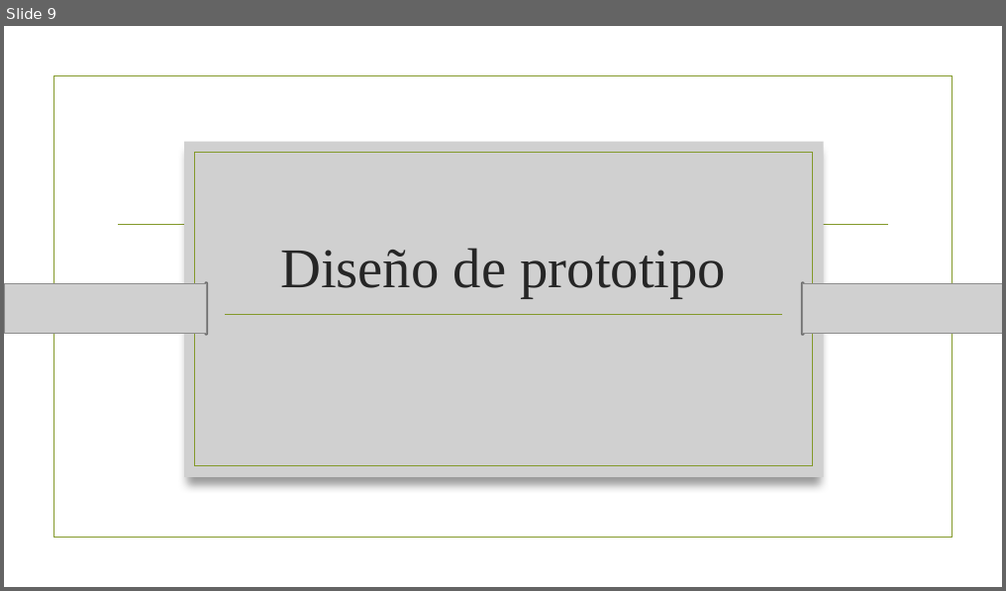
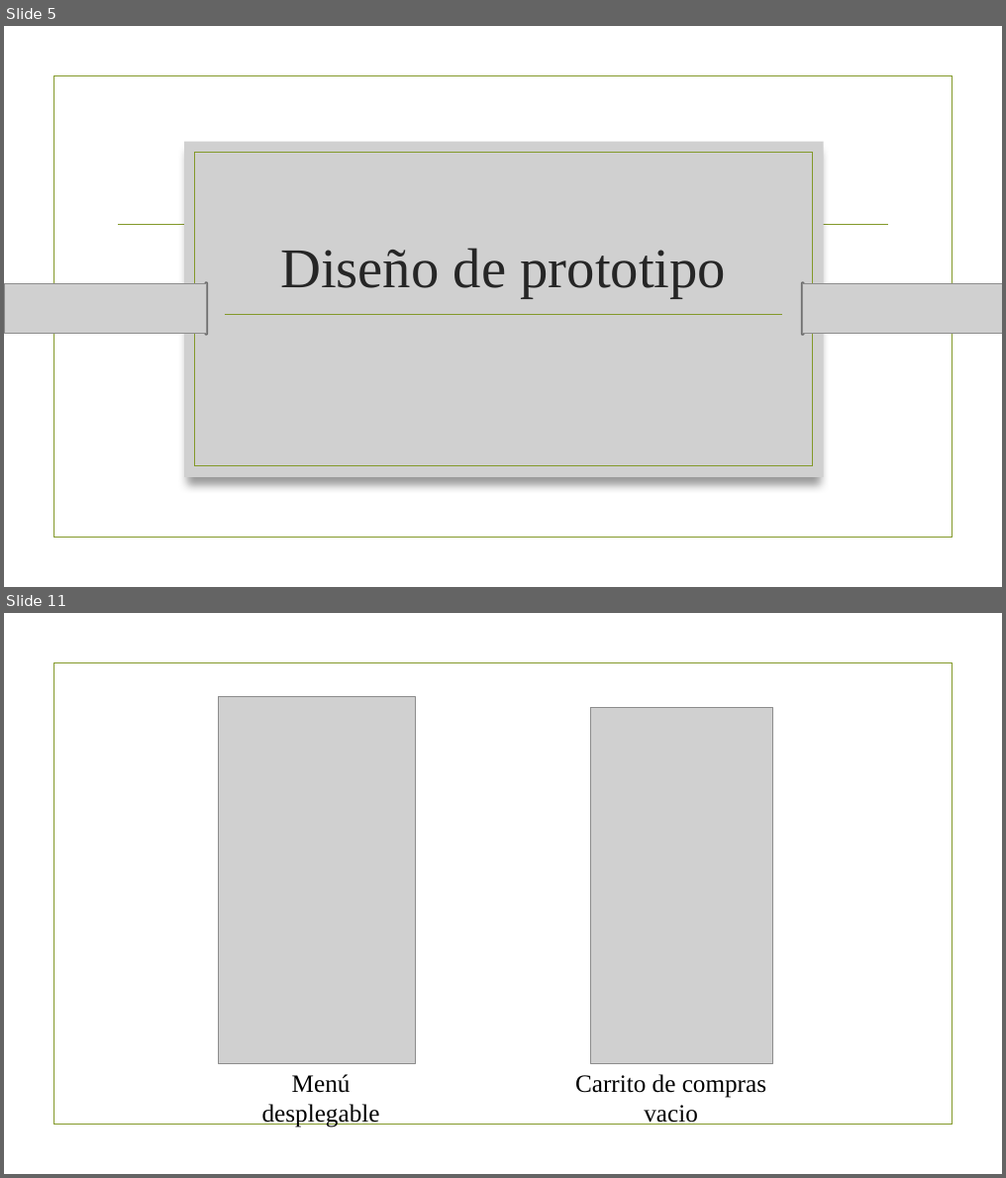
Before and after one commit to itzAngel/tsuki-project, a slide deck: Proyecto App Móviles.pptx. Shown one above the other, each under a label of ours: slide 9 before the commit, slides 5 and 11 after it; the slides between them are not shown. The pictures are 1006x591 and 1006x1178 pixels, drawn with LibreOffice and Linux fonts; fonts in the diff are those of the drawing; grey boxes stand for pictures; background and template pictures are left out. Boxes give left, top, right and bottom in pixels: in the first picture for what was removed or moved away, otherwise in the second. Text is boxed around its words. In the diff, an @@ line names an element or a change of style, - is before the commit and + after.

```diff
--- a/Proyecto App Móviles.pptx
+++ b/Proyecto App Móviles.pptx
@@ slide 11 added at box(4, 613, 1002, 1174), background picture (left out); not listed: 1 template element that a slide beside it also shows @@
@@ picture added at box(219, 696, 416, 1063) @@
@@ picture added at box(591, 708, 773, 1064) @@
@@ text added at box(262, 1074, 380, 1128), 24 pt, text #000000 @@
+Menú desplegable
@@ text added at box(575, 1074, 766, 1125), 24 pt, text #000000 @@
+Carrito de compras vacio
@@ what was slide 9 is now slide 5 @@
```
Also in this commit, not shown: 6 other slides added, 5 slides removed, 1 other file.
